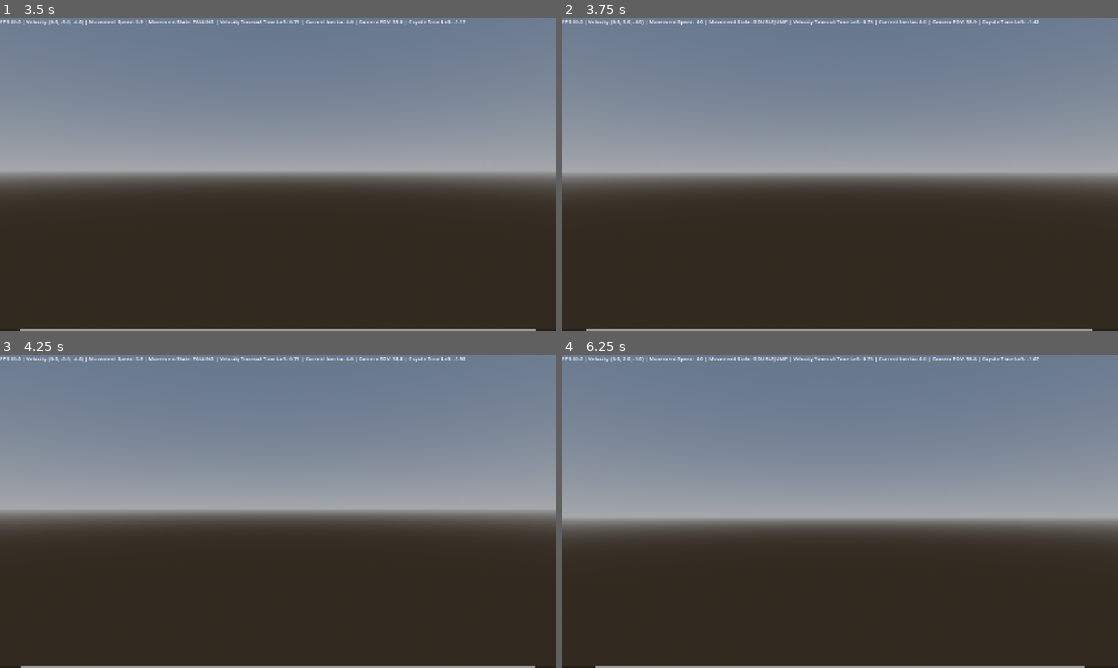
Above: before the commit, frames 1-4 (two rows, left to right).
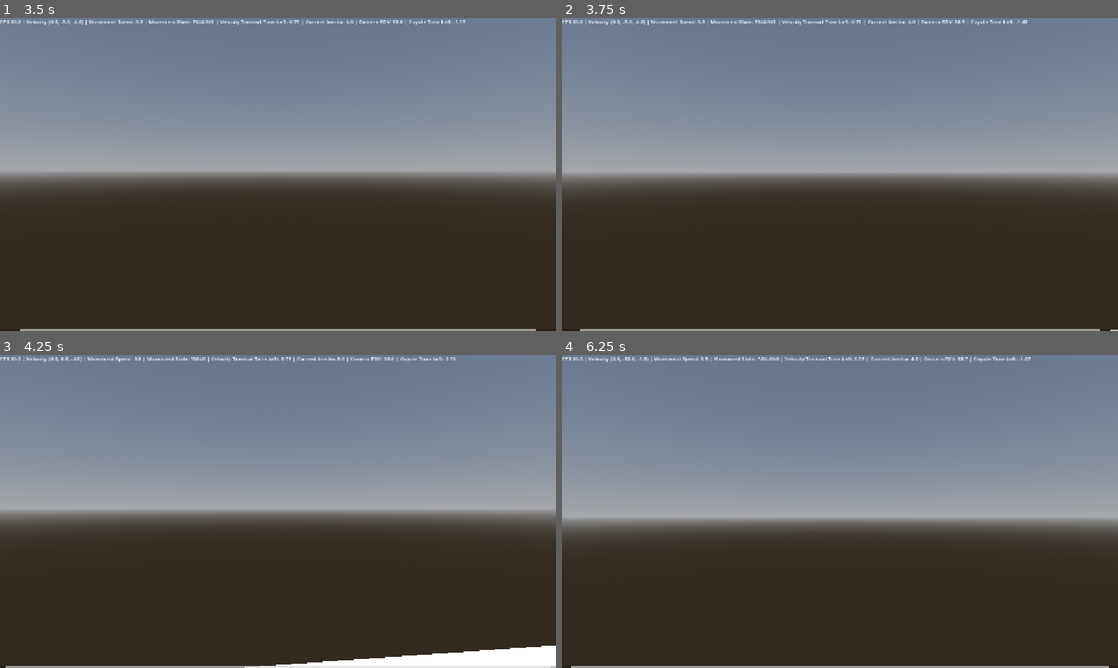
Above: after the commit, the same moments.

Repository: naxemis/multiplayer-fps
Game: Godot game, scene res://scenes/root/root.tscn
Same seed, same stepped clock (60 frames per second), same inputs: the game is played once before the commit and once after it.
Inputs (mouse positions are in pixels of both pictures, inside the frame that each line leads up to):
- Up to frame 1 (3.5 s): move the mouse to (305, 174) at 0.52 s; hold W (forward) from 0.53 s (still down); tap Space (jump) at 0.6, 1.55, 2.3, 3.05 s; tap Ctrl (change_wall_jump_direction) at 0.77, 1.52, 3.02 s; move the mouse to (250, 174) at 1.27 s; tap Middle mouse button (free_look) at 1.35 s; move the mouse to (289, 168) at 2.02 s; hold Shift (run) 2.03-2.78 s; move the mouse to (272, 180) at 2.77 s; tap C (slide) at 2.85 s
- Up to frame 2 (3.75 s): keep holding W (forward); move the mouse to (878, 177) at 3.52 s; tap Space (jump) at 3.6 s
- Up to frame 3 (4.25 s): keep holding W (forward); tap Ctrl (change_wall_jump_direction) at 3.77 s
- Up to frame 4 (6.25 s): move the mouse to (795, 508) at 4.27 s; tap Middle mouse button (free_look) at 4.35 s; tap Ctrl (change_wall_jump_direction) at 4.52, 6.02 s; tap Space (jump) at 4.55, 5.3, 6.05 s; move the mouse to (845, 511) at 5.02 s; hold Shift (run) 5.03-5.78 s; move the mouse to (817, 505) at 5.77 s; release W (forward) at 5.78 s; hold D (right) from 5.78 s (still down); tap C (slide) at 5.85 s

Frame 1 is identical in both runs. In frame 2, 0.5% of the frame differs, in the area x 3-100%, y 0-100%; in frame 3, 2.6%, in the area x 1-100%, y 0-100%; in frame 4, 0.6%.

Commit message:
feat(double_jump): reset double jump

Diff:
--- a/scripts/player/components/movement_state_machine.gd
+++ b/scripts/player/components/movement_state_machine.gd
@@ -18,6 +18,7 @@
 var _player: Player
 var _uncrouch_ray_cast: RayCast3D
 var _unslide_ray_cast: RayCast3D
+var _can_double_jump: bool = true
 
 # @onready vars
 @onready var _uncrouch_ray_cast_colliding: bool
@@ -31,6 +32,7 @@
 func process(delta: float) -> void:
 	_calculate_coyote_time(delta)
 	_player_stand_up_check()
+	_reset_double_jump()
 	_current_state = _update_state()
 
 # Public methods (component APIs)
@@ -77,11 +79,15 @@
 func _minimum_stamina(minimum: float) -> bool:
 	return _player.stamina > minimum
 
-func _can_jump_off_ground() -> bool:
-	return _player.is_on_floor() and coyote_time_active
-
 func _is_on_ground() -> bool:
 	return _player.is_on_floor() and _player.velocity.y	<= 0
+
+func _can_jump_off_ground() -> bool:
+	return _is_on_ground() and coyote_time_active
+
+func _reset_double_jump() -> void:
+	if _is_on_ground():
+		_can_double_jump = true
 
 func _can_enter_idle() -> bool:
 	return (!_is_moving() and _is_on_ground() and !_uncrouch_ray_cast_colliding) or _player.velocity_timeout
@@ -115,7 +121,7 @@
 	var in_air: bool = !_player.is_on_floor() and !coyote_time_active
 	var already_in_air_state: bool = (_current_state == MovementStates.JUMP or _current_state == MovementStates.FALLING)
 
-	return input_jump and in_air and already_in_air_state and _has_stamina_for(_player.double_jump_stamina_drain)
+	return input_jump and in_air and already_in_air_state and _has_stamina_for(_player.double_jump_stamina_drain) and _can_double_jump
 
 func _can_enter_wall_jump() -> bool:
 	return Input.is_action_just_pressed("jump") and _player.is_on_wall_only() and _is_moving() and _has_stamina_for(_player.wall_jump_stamina_drain)
@@ -129,7 +135,9 @@
 func _compute_next_state() -> int:
 	if _can_enter_jump(): return MovementStates.JUMP
 	if _can_enter_wall_jump(): return MovementStates.WALL_JUMP
-	if _can_enter_double_jump(): return MovementStates.DOUBLE_JUMP
+	if _can_enter_double_jump():
+		_can_double_jump = false
+		return MovementStates.DOUBLE_JUMP
 
 	if _can_enter_slide():
 		if _current_state == MovementStates.SLIDE or _is_above_stamina_safe_zone():
--- a/scripts/player/player.gd
+++ b/scripts/player/player.gd
@@ -231,16 +231,11 @@
 @export_category("Double Jumping")
 @export var double_jump_multiplier: float = 0.7
 @export var can_double_jump_after_wall_jump: bool = false
-var can_double_jump: bool = true
 func _double_jump() -> void:
-	if is_on_floor():
-		can_double_jump = true
-
 	if movement_directions.y < 0:
 		movement_directions.y = 0.0
 
 	movement_directions.y += jump_velocity * double_jump_multiplier
-	can_double_jump = false
 
 	one_time_stamina_drain(double_jump_stamina_drain)
 
@@ -256,7 +251,7 @@
 func reset_wall_jumping_directions() -> void:
 	wall_jump_direction = Vector3(1, 0, 1)
 
-func wall_jumping() -> void:
+func _wall_jump() -> void:
 	if movement_state_machine._can_enter_wall_jump():
 		reset_wall_jumping_directions()
 
@@ -312,7 +307,7 @@
 		states.DOUBLE_JUMP:
 			_double_jump()
 		states.WALL_JUMP:
-			print("Entered WALL JUMP state")
+			_wall_jump()
 		states.FALLING:
 			print("Entered FALLING state")
 
@@ -341,10 +336,6 @@
 
 	gravity(delta)
 
-	#double_jump(delta)
-
-	#wall_jumping()
-
 	movement_velocity()
 
 	camera_controller.process(delta, movement_speed)
